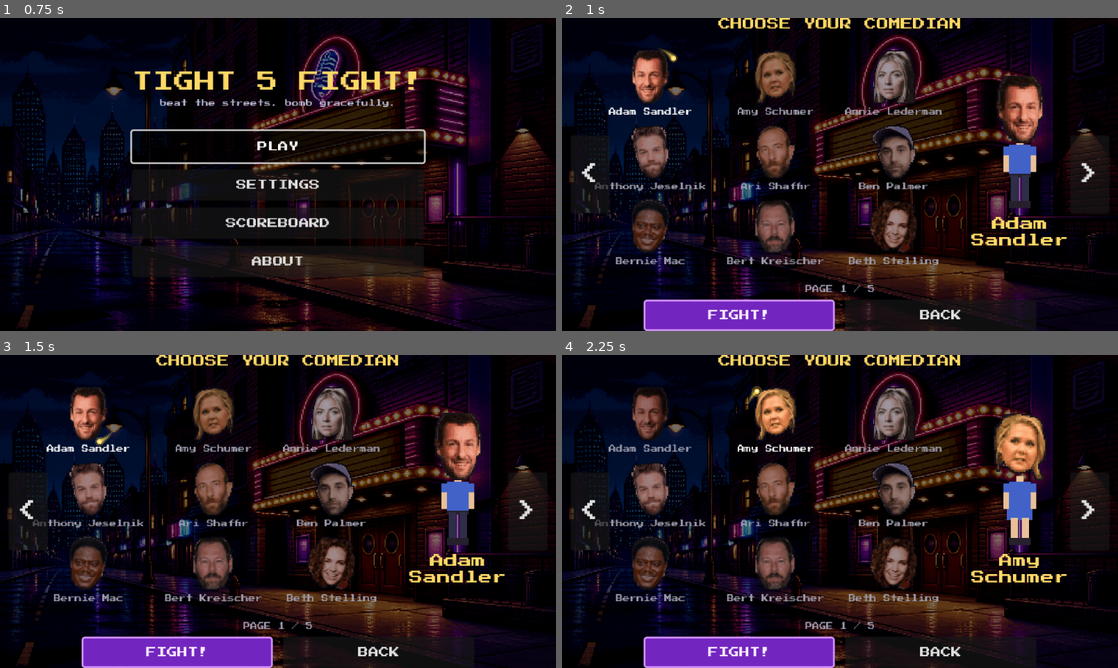
Above: before the commit, frames 1-4 (two rows, left to right).
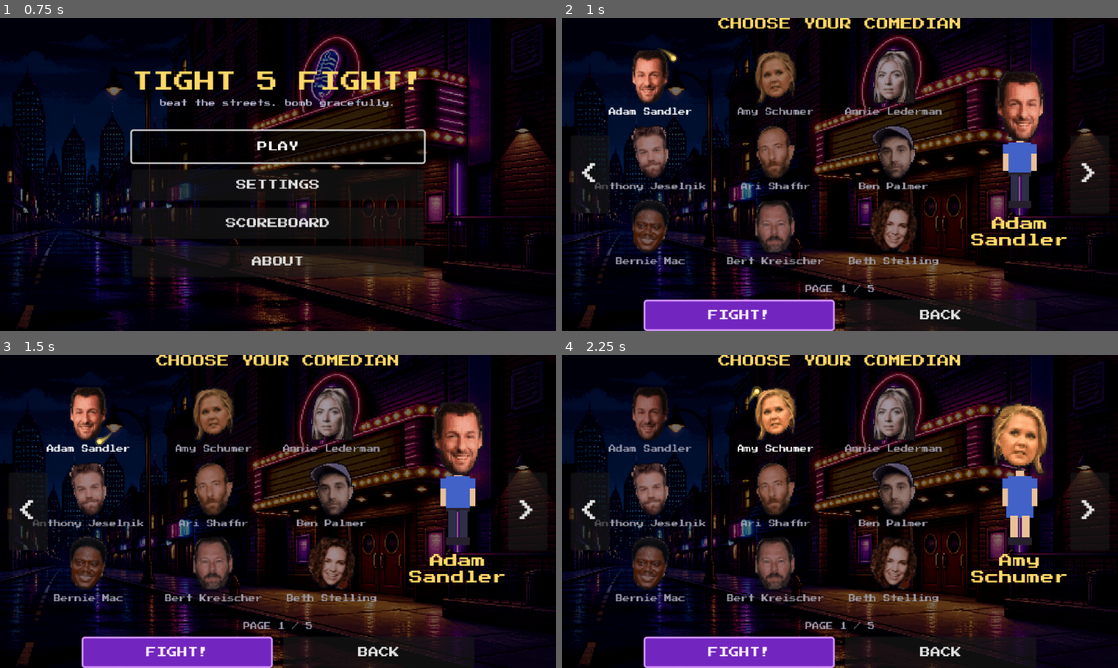
Above: after the commit, the same moments.

Repository: imehesz/tight-5-fight
Game: Godot game, scene res://scenes/splash.tscn
The game is run twice, just before and just after one commit, with the same random seed, the same clock (stepped at 60 frames per second) and the same inputs.
Inputs (mouse positions are in pixels of both pictures, inside the frame that each line leads up to):
- Up to frame 1 (0.75 s): tap Enter at 0.5 s; move the mouse to (400, 158) at 0.52 s; hold D (move_right) from 0.53 s (still down); hold S (duck) from 0.53 s (still down); click (400, 158) at 0.67 s
- Up to frame 2 (1 s): keep holding D (move_right); keep holding S (duck)
- Up to frame 3 (1.5 s): release D (move_right) at 1.25 s; release S (duck) at 1.25 s; click (88, 414) at 1.27 s
- Up to frame 4 (2.25 s): click (773, 414) at 2.02 s

Frame 1 is identical in both runs. In frame 2, 0.9% of the frame differs, in the area x 78-87%, y 17-61%; in frame 3, 1.6%; in frame 4, 2.0%, in the area x 77-88%, y 15-61%.

Commit message:
Added the killers game mode

Diff:
--- a/games/daytona/characters.json
+++ b/games/daytona/characters.json
@@ -73,11 +73,11 @@
       "SkinColor": "#e9c098"
     },
     {
-      "CharacterName": "Michelle Keith",
+      "CharacterName": "Rob Ford",
       "HeadScale": 1,
-      "HeadOffsetY": 2,
-      "HeadSpritePath": "assets/heads/michelle-keith.png",
-      "BodyType": "F",
+      "HeadOffsetY": 0,
+      "HeadSpritePath": "assets/heads/rob-ford.png",
+      "BodyType": "M",
       "SkinColor": "#e9c098"
     },
     {
--- /dev/null
+++ b/games/killers/characters.json
@@ -0,0 +1,221 @@
+{
+  "characters": [
+    {
+      "CharacterName": "Aaron Heltz",
+      "HeadScale": 1,
+      "HeadOffsetY": 0,
+      "HeadSpritePath": "assets/heads/aaron-heltz.png",
+      "BodyType": "M",
+      "SkinColor": "#e9c098"
+    },
+    {
+      "CharacterName": "Ahren Belisle",
+      "HeadScale": 1,
+      "HeadOffsetY": 0,
+      "HeadSpritePath": "assets/heads/ahren-belisle.png",
+      "BodyType": "M",
+      "SkinColor": "#e9c098"
+    },
+    {
+      "CharacterName": "Angel Diaz",
+      "HeadScale": 1,
+      "HeadOffsetY": 0,
+      "HeadSpritePath": "assets/heads/angel-diaz.png",
+      "BodyType": "M",
+      "SkinColor": "#e9c098"
+    },
+    {
+      "CharacterName": "Ari Matti",
+      "HeadScale": 1,
+      "HeadOffsetY": 0,
+      "HeadSpritePath": "assets/heads/ari-matti.png",
+      "BodyType": "M",
+      "SkinColor": "#e9c098"
+    },
+    {
+      "CharacterName": "Casey Rocket",
+      "HeadScale": 1,
+      "HeadOffsetY": 0,
+      "HeadSpritePath": "assets/heads/casey-rocket.png",
+      "BodyType": "M",
+      "SkinColor": "#e9c098"
+    },
+  {
+      "CharacterName": "Chris Waldeck",
+      "HeadScale": 1,
+      "HeadOffsetY": 0,
+      "HeadSpritePath": "assets/heads/chris-waldeck.png",
+      "BodyType": "M",
+      "SkinColor": "#e9c098"
+    },
+{
+      "CharacterName": "David Jolly",
+      "HeadScale": 1,
+      "HeadOffsetY": 0,
+      "HeadSpritePath": "assets/heads/david-jolly.png",
+      "BodyType": "M",
+      "SkinColor": "#ae8c7f"
+    },
+{
+      "CharacterName": "David Lucas",
+      "HeadScale": 1,
+      "HeadOffsetY": 0,
+      "HeadSpritePath": "assets/heads/david-lucas.png",
+      "BodyType": "M",
+      "SkinColor": "#e9c098"
+    },
+{
+      "CharacterName": "Dedrick Flynn",
+      "HeadScale": 1,
+      "HeadOffsetY": 0,
+      "HeadSpritePath": "assets/heads/dedrick-flynn.png",
+      "BodyType": "M",
+      "SkinColor": "#e9c098"
+    },
+{
+      "CharacterName": "Fiona Cauley",
+      "HeadScale": 1,
+      "HeadOffsetY": 3,
+      "HeadSpritePath": "assets/heads/fiona-cauley.png",
+      "BodyType": "F",
+      "inWheelchair": true,
+      "SkinColor": "#e9c098"
+    },
+{
+      "CharacterName": "Gary Falcon",
+      "HeadScale": 1,
+      "HeadOffsetY": 0,
+      "HeadSpritePath": "assets/heads/gary-falcon.png",
+      "BodyType": "M",
+      "SkinColor": "#e9c098"
+    },
+{
+      "CharacterName": "Hans Kim",
+      "HeadScale": 1,
+      "HeadOffsetY": 0,
+      "HeadSpritePath": "assets/heads/hans-kim.png",
+      "BodyType": "M",
+      "SkinColor": "#e9c098"
+    },
+{
+      "CharacterName": "Heath Cordes",
+      "HeadScale": 1,
+      "HeadOffsetY": 5,
+      "HeadSpritePath": "assets/heads/heath-cordes.png",
+      "BodyType": "M",
+      "SkinColor": "#e9c098"
+    },
+{
+      "CharacterName": "Kam Patterson",
+      "HeadScale": 1,
+      "HeadOffsetY": 0,
+      "HeadSpritePath": "assets/heads/kam-patterson.png",
+      "BodyType": "M",
+      "SkinColor": "#e9c098"
+    },
+{
+      "CharacterName": "Kim Congdon",
+      "HeadScale": 1,
+      "HeadOffsetY": 3,
+      "HeadSpritePath": "assets/heads/kim-congdon.png",
+      "BodyType": "F",
+      "SkinColor": "#e9c098"
+    },
+{
+      "CharacterName": "Martin Malloy",
+      "HeadScale": 1,
+      "HeadOffsetY": 0,
+      "HeadSpritePath": "assets/heads/martin-malloy.png",
+      "BodyType": "M",
+      "SkinColor": "#e9c098"
+    },
+{
+      "CharacterName": "Martin Phillips",
+      "HeadScale": 1,
+      "HeadOffsetY": 0,
+      "HeadSpritePath": "assets/heads/martin-phillips.png",
+      "BodyType": "M",
+      "SkinColor": "#e9c098"
+    },
+{
+      "CharacterName": "Orhun Timur",
+      "HeadScale": 1,
+      "HeadOffsetY": 2,
+      "HeadSpritePath": "assets/heads/orhun-timur.png",
+      "BodyType": "M",
+      "SkinColor": "#e9c098"
+    },
+{
+      "CharacterName": "Pat O'Neill",
+      "HeadScale": 1,
+      "HeadOffsetY": 0,
+      "HeadSpritePath": "assets/heads/pat-oneill.png",
+      "BodyType": "M",
+      "SkinColor": "#e9c098"
+    },
+{
+      "CharacterName": "Randolf Davies",
+      "HeadScale": 1,
+      "HeadOffsetY": 2,
+      "HeadSpritePath": "assets/heads/randolph-davies.png",
+      "BodyType": "M",
+      "SkinColor": "#e9c098"
+    },
+{
+      "CharacterName": "Rick Diez",
+      "HeadScale": 1,
+      "HeadOffsetY": 0,
+      "HeadSpritePath": "assets/heads/rick-diez.png",
+      "BodyType": "M",
+      "SkinColor": "#e9c098"
+    },
+{
+      "CharacterName": "Ruby Setnik",
+      "HeadScale": 1,
+      "HeadOffsetY": 3,
+      "HeadSpritePath": "assets/heads/ruby-setnik.png",
+      "BodyType": "F",
+      "SkinColor": "#e9c098"
+    },
+{
+      "CharacterName": "Tony Scar",
+      "HeadScale": 1,
+      "HeadOffsetY": 0,
+      "HeadSpritePath": "assets/heads/tony-scar.png",
+      "BodyType": "M",
+      "SkinColor": "#e9c098"
+    },
+    {
+      "CharacterName": "Tony Hinchcliffe",
+      "HeadScale": 1,
+      "HeadOffsetY": 0,
+      "HeadSpritePath": "assets/heads/tonyhinchcliffe.png",
+      "BodyType": "M",
+      "SkinColor": "#e9c098"
+    },
+    {
+      "CharacterName": "Uncle Lazer",
+      "HeadScale": 1,
+      "HeadOffsetY": 0,
+      "HeadSpritePath": "assets/heads/uncle-lazer.png",
+      "BodyType": "M",
+      "SkinColor": "#e9c098"
+    },
+    {
+      "CharacterName": "Winston Pickles",
+      "HeadScale": 1,
+      "HeadOffsetY": 0,
+      "HeadSpritePath": "assets/heads/winston-pickles.png",
+      "BodyType": "M",
+      "SkinColor": "#e9c098"
+    },
+{
+      "CharacterName": "Yaqiao Yang",
+      "HeadScale": 1,
+      "HeadOffsetY": 2,
+      "HeadSpritePath": "assets/heads/yaqiao-yang.png",
+      "BodyType": "F",
+      "SkinColor": "#e9c098"
+    }
+  ]
+}
--- /dev/null
+++ b/games/killers/deploy.json
@@ -0,0 +1 @@
+{ "destination": "/var/www/imstandup.com/games/tight5fight/killers" }
--- /dev/null
+++ b/games/killers/game.json
@@ -0,0 +1,25 @@
+{
+  "id": "killers",
+  "title": "Tight 5 FIGHT! — Killers Edition",
+  "menuTitle": "TIGHT 5 FIGHT!",
+
+  "characters": "characters.json",
+  "venues": "venues.json",
+
+  "backgrounds": {
+    "splash":     "assets/backgrounds/splash.png",
+    "menu":       "assets/backgrounds/menu_bg.png",
+    "streetTile": "assets/backgrounds/street_tile.png"
+  },
+
+  "audio": {
+    "musicMain":  "assets/audio/song",
+    "musicVenue": "assets/audio/song_venue"
+  },
+
+  "projectileSprite": "assets/misc/bottle.png",
+
+  "boss": {
+    "headSprite": "assets/misc/boss_head.png"
+  }
+}
--- /dev/null
+++ b/games/killers/head_overrides.json
@@ -0,0 +1,9 @@
+{
+  "burtkreischer": {"query": "Bert Kreischer"},
+  "jerreysignfeld": {"query": "Jerry Seinfeld"},
+  "rychardpryor": {"query": "Richard Pryor"},
+  "taylortomlison": {"query": "Taylor Tomlinson"},
+  "michellewolfe": {"query": "Michelle Wolf comedian"},
+  "kylekanine": {"name": "Kyle Kanine", "gender": "M", "skin": "light"},
+  "joelbyars": {"name": "Joel Byars", "gender": "M", "skin": "light"}
+}
--- /dev/null
+++ b/games/killers/venues.json
@@ -0,0 +1,9 @@
+{
+  "venues": [
+    {
+      "VenueName": "Comedy Mothership",
+      "ExteriorSpritePath": "assets/venues/mothership_ext.png",
+      "InteriorSpritePath": "assets/venues/mothership_int.png"
+    }
+  ]
+}
--- a/scenes/character_select.gd
+++ b/scenes/character_select.gd
@@ -9,6 +9,10 @@
 const PREVIEW_SIZE := Vector2(150, 170)
 ## 1.5x the in-game fighter size.
 const PREVIEW_SCALE := Fighter.BODY_SCALE * 1.5
+## Pop-in zoom on selection: born this fraction of full size, grown back
+## over ZOOM_TIME seconds.
+const ZOOM_START := 0.1
+const ZOOM_TIME := 0.3
 
 var _page := 0
 var _selected := -1
@@ -18,6 +22,7 @@
 var _preview_name: Label
 var _fight_btn: Button
 var _orbit: SelectionOrbit
+var _zoom: Tween
 
 
 ## A shiny golden dot with a fading trail circling the selected head.
@@ -159,9 +164,21 @@
 	GameState.set_selected_character(index)
 	var cfg: Dictionary = GameState.characters[index]
 	_dancer.set_character(cfg)
+	_pop_preview()
 	_preview_name.text = String(cfg.get("CharacterName", "?"))
 	_fight_btn.disabled = false
 	_update_highlights()
+
+
+## The freshly picked comedian pops in: born tiny at their feet, zooming
+## up to full preview size with a little overshoot bounce at the end.
+func _pop_preview() -> void:
+	if _zoom:
+		_zoom.kill()
+	_dancer.scale = Vector2.ONE * PREVIEW_SCALE * ZOOM_START
+	_zoom = create_tween()
+	_zoom.tween_property(_dancer, "scale", Vector2.ONE * PREVIEW_SCALE, ZOOM_TIME) \
+			.set_trans(Tween.TRANS_BACK).set_ease(Tween.EASE_OUT)
 
 
 func _update_highlights() -> void:
Binary file added: games/daytona/assets/heads/rob-ford.png
Binary file added: games/killers/assets/backgrounds/menu_bg.png
Binary file added: games/killers/assets/backgrounds/splash.png
Binary file added: games/killers/assets/backgrounds/street_tile.png
Binary file added: games/killers/assets/heads/aaron-heltz.png
Binary file added: games/killers/assets/heads/ahren-belisle.png
Binary file added: games/killers/assets/heads/angel-diaz.png
Binary file added: games/killers/assets/heads/ari-matti.png
Binary file added: games/killers/assets/heads/casey-rocket.png
Binary file added: games/killers/assets/heads/chris-waldeck.png
Binary file added: games/killers/assets/heads/david-jolly.png
Binary file added: games/killers/assets/heads/david-lucas.png
(and 44 more such lines)
